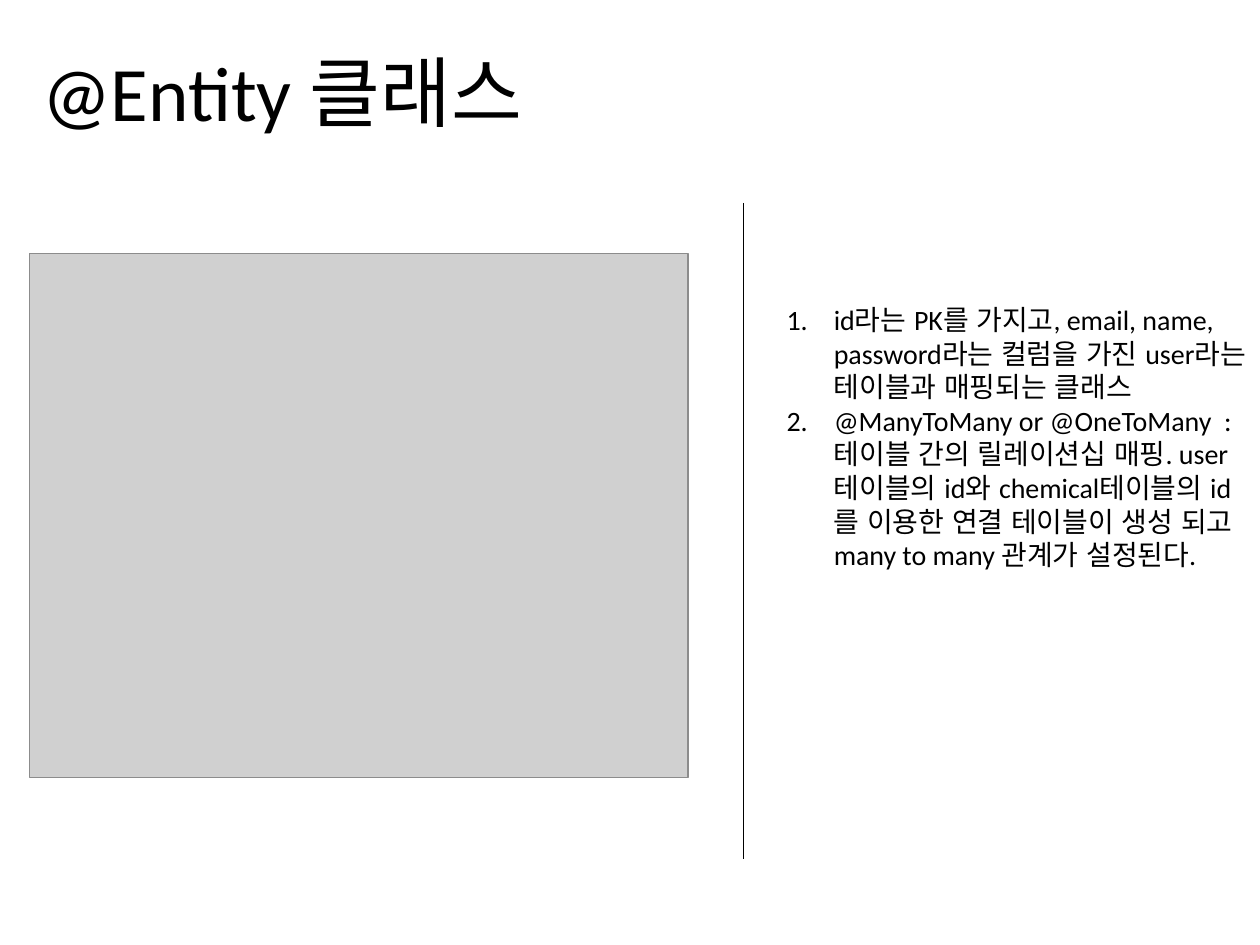
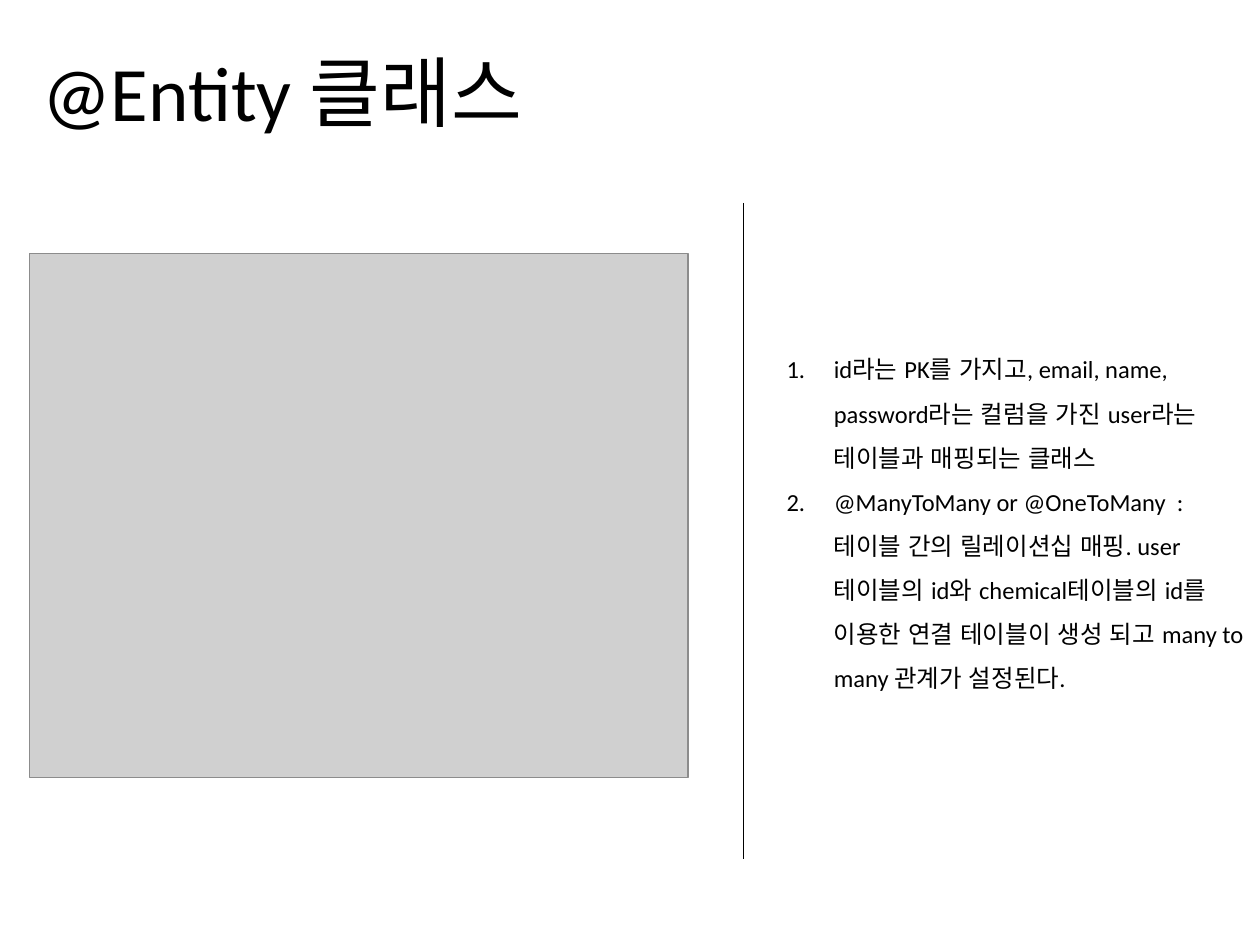
Before and after one commit to jisukim97/ChemicalManagementApplication, a slide deck: slide 6 of Document/2_Software Architect Documentation/Software Architecture Documentation 1.0.pptx. Drawn at 1260x945 pixels with LibreOffice and Linux fonts; fonts in the diff are those of the drawing; grey boxes stand for pictures. Boxes give left, top, right and bottom in pixels: in the first picture for what was removed or moved away, otherwise in the second. Text is boxed around its words. In the diff, an @@ line names an element or a change of style, - is before the commit and + after.

```diff
--- a/Document/2_Software Architect Documentation/Software Architecture Documentation 1.0.pptx
+++ b/Document/2_Software Architect Documentation/Software Architecture Documentation 1.0.pptx
@@ text "id라는 PK를 가지고, email, name, ...": place and size @@
-text "id라는 PK를 가지고, email, name, ..." at (834, 307, 1246, 570)
+text "id라는 PK를 가지고, email, name, ..." at (834, 357, 1243, 691)
@@ text "id라는 PK를 가지고, email, name, ..." at (834, 357, 1243, 691): size 16 to 14 pt; line spacing 1 to 1.5 @@
```
Also in this commit, not shown: 7 other slides changed, 2 slides added, 1 other file.
